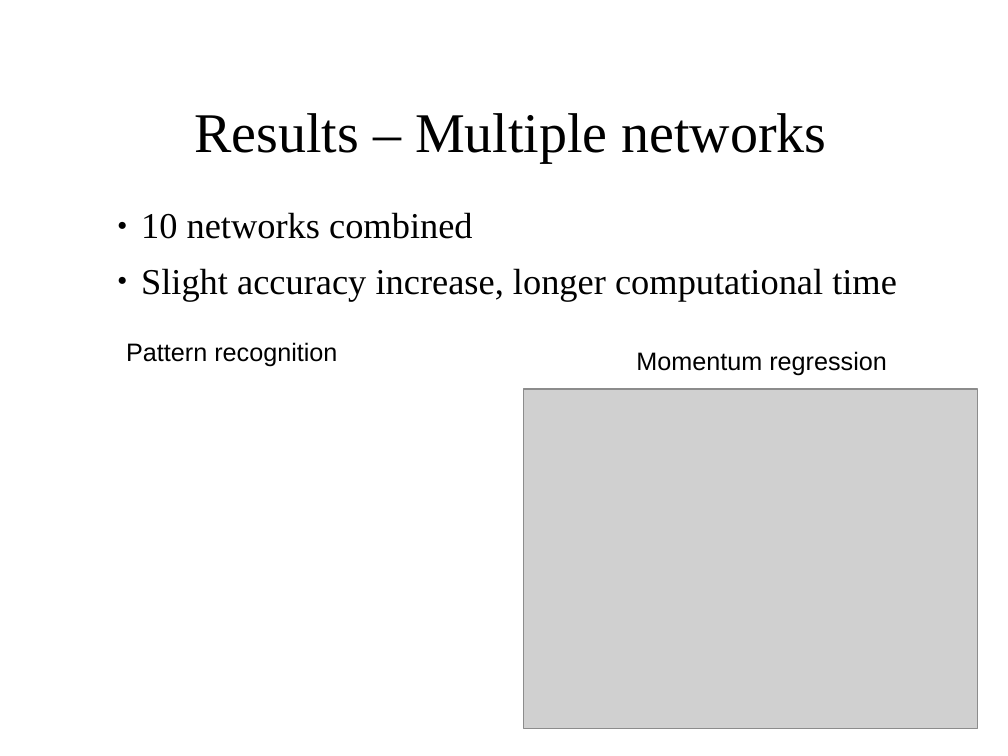
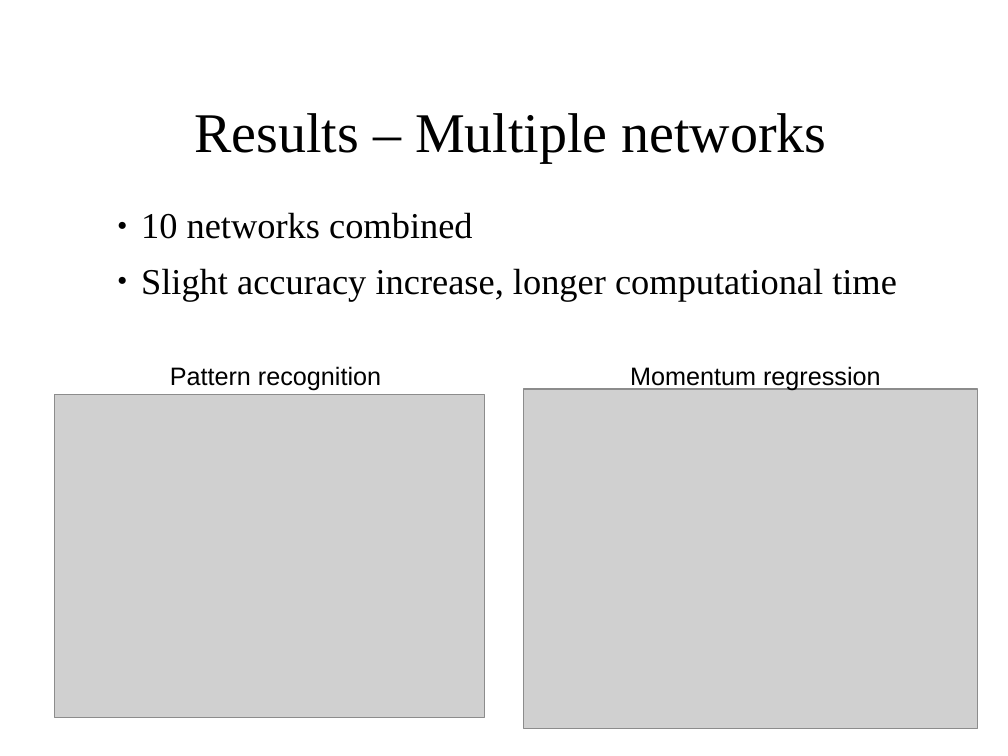
Before and after one commit to aaaaarvi/Projektarbete17, a slide deck: slide 13 of presentation/presentation.odp (slide 11 before the commit). Drawn at 1008x756 pixels with LibreOffice and Linux fonts; fonts in the diff are those of the drawing; grey boxes stand for pictures; background and template pictures are left out. Boxes give left, top, right and bottom in pixels: in the first picture for what was removed or moved away, otherwise in the second. Text is boxed around its words. In the diff, an @@ line names an element or a change of style, - is before the commit and + after.

Commit message:
Presentation done!

```diff
--- a/presentation/presentation.odp
+++ b/presentation/presentation.odp
@@ text "Pattern recognition": place and size @@
-text "Pattern recognition" at (126, 342, 337, 367)
+text "Pattern recognition" at (170, 366, 381, 390)
@@ text "Momentum regression": place and size @@
-text "Momentum regression" at (636, 351, 887, 376)
+text "Momentum regression" at (630, 366, 881, 391)
@@ picture added at (54, 395, 484, 718) @@
```
Also in this commit, not shown: 2 slides added, 2 other files.
